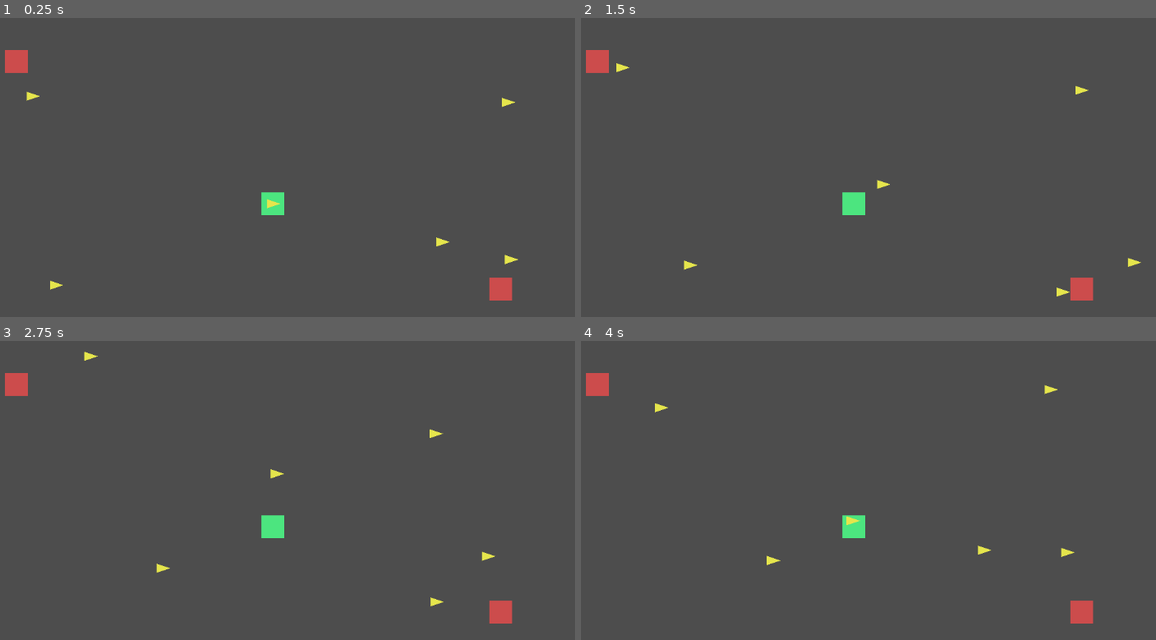
Above: before the commit, frames 1-4 (two rows, left to right).
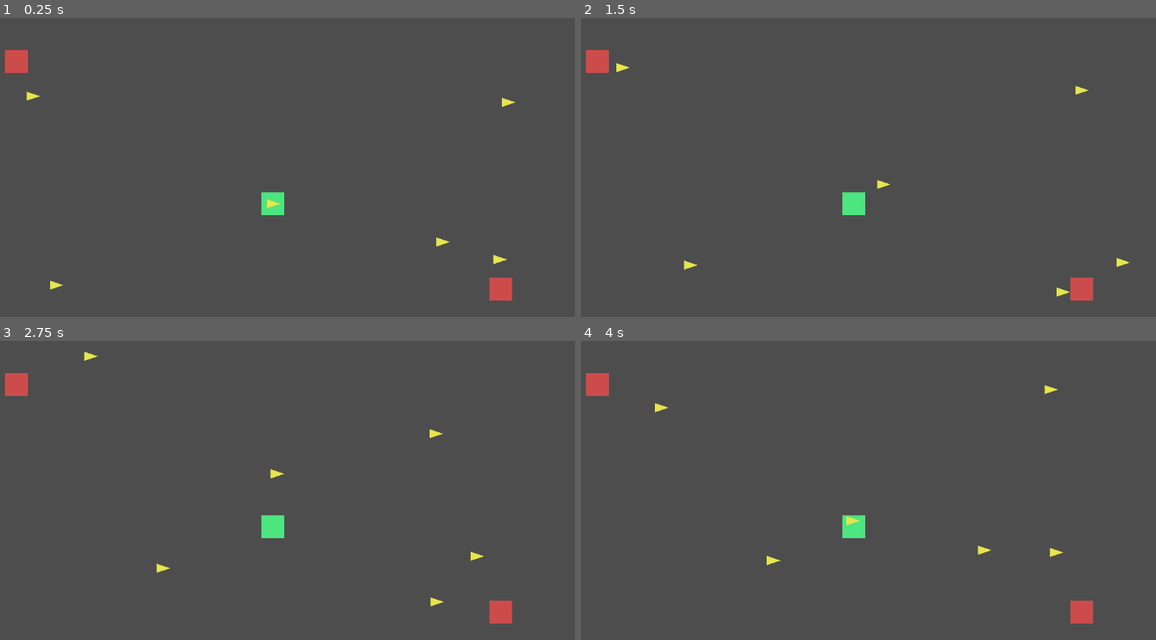
Above: after the commit, the same moments.

Repository: darthlemi/SpaceGame
Game: Godot game, scene res://scenes/campaign/campaign_scene.tscn
The game is run twice, just before and just after one commit, with the same random seed, the same clock (stepped at 60 frames per second) and the same inputs.
Inputs (mouse positions are in pixels of both pictures, inside the frame that each line leads up to):
- Up to frame 1 (0.25 s): no input
- Up to frame 2 (1.5 s): move the mouse to (983, 140) at 0.52 s; hold 4 (formation_box) 0.53-1.25 s; click (983, 140) at 0.67 s; drag from (707, 179) to (851, 203) at 1.27 s
- Up to frame 3 (2.75 s): move the mouse to (322, 403) at 2.02 s; hold 2 (formation_line) from 2.03 s (still down); click (322, 403) at 2.17 s
- Up to frame 4 (4 s): release 2 (formation_line) at 2.75 s; drag from (805, 556) to (598, 385) at 2.77 s; move the mouse to (1035, 538) at 3.52 s; hold 3 (formation_wedge) from 3.53 s (still down); click (1035, 538) at 3.67 s

The runs differ from the first frame. In frame 1, less than 0.1% of the frame differs, in the area x 85-91%, y 79-83%; in frame 2, less than 0.1%; in frame 3, less than 0.1%; in frame 4, less than 0.1%.

Commit message:
Fix stuck/crashing Engage prompt and ghost fleets from stale cross-scene skirmishes
Whole-branch review findings:

1. Engage prompt stayed visible and null-deref'd when its pending target
   icon was destroyed by an NPC skirmish while the prompt was open.
   _on_skirmish_resolved now hides engage_prompt when it nulls
   _pending_enemy_icon; _on_engage_pressed also guards against a null
   _pending_enemy_icon defensively.

2. A Skirmish whose icons no longer exist in the current scene (because the
   player engaged an unrelated fleet, went to combat, and the scene reloaded
   with fresh icons) was still being "resolved" on tick: damage applied to
   a winner fleet, loser fleet erased from enemy_fleets, signal emitted --
   even though nothing in the current scene corresponded to that skirmish
   anymore, leaving a ghost fleet with a fully alive, engageable icon that
   enemy_fleets no longer tracked. _resolve_skirmish now checks icon
   validity first and drops (rather than resolves) a skirmish whose icons
   are gone.

Also nudged the Dominion bootstrap fleet spawn from (1000, 480) to
(980, 480) for more wander-radius margin against the viewport edge, per
the ledger's deferred note.

Added test coverage for both: a scene-level test that destroys the pending
icon via an NPC skirmish while the prompt is open and asserts the prompt
hides with no crash; a CampaignState-level test that frees both icons of
an active skirmish out-of-band (simulating a scene reload) and asserts
tick_skirmishes drops it without damaging the winner or erasing the loser
fleet. Verified both regressions by reverting each fix independently and
confirming the new test(s) fail with the exact described symptom (including
reproducing finding 1's null-deref SCRIPT ERROR verbatim), then restoring
the fix and confirming the full suite passes again.

Co-Authored-By: Claude Sonnet 5 <noreply@anthropic.com>

Diff:
--- a/scripts/campaign/campaign_scene.gd
+++ b/scripts/campaign/campaign_scene.gd
@@ -92,7 +92,7 @@
 
 	var dominion_fleet := CampaignFleet.new()
 	dominion_fleet.faction = CampaignFleet.Faction.DOMINION
-	dominion_fleet.position = Vector2(1000, 480)
+	dominion_fleet.position = Vector2(980, 480)
 	dominion_fleet.speed = 100.0
 	dominion_fleet.ship_compositions = [{"max_hp": 100.0, "current_hp": 100.0, "max_shield": 50.0, "current_shield": 50.0}]
 
@@ -146,11 +146,15 @@
 	enemy_icons = enemy_icons.filter(func(icon): return is_instance_valid(icon) and not icon.is_queued_for_deletion())
 	if _pending_enemy_icon != null and (not is_instance_valid(_pending_enemy_icon) or _pending_enemy_icon.is_queued_for_deletion()):
 		_pending_enemy_icon = null
+		engage_prompt.visible = false
 
 func _physics_process(delta: float) -> void:
 	CampaignState.tick_skirmishes(delta)
 
 func _on_engage_pressed() -> void:
+	if _pending_enemy_icon == null:
+		engage_prompt.visible = false
+		return
 	engage_prompt.visible = false
 	CampaignState.cancel_skirmish_for(_pending_enemy_icon)
 	CampaignState.start_engagement(_pending_enemy_icon.fleet)
--- a/scripts/campaign/campaign_state.gd
+++ b/scripts/campaign/campaign_state.gd
@@ -92,6 +92,9 @@
 				other.frozen = false
 
 func _resolve_skirmish(skirmish: Skirmish) -> void:
+	if not (is_instance_valid(skirmish.icon_winner) and is_instance_valid(skirmish.icon_loser)):
+		active_skirmishes.erase(skirmish)
+		return
 	active_skirmishes.erase(skirmish)
 	skirmish.fleet_winner.apply_fractional_damage(skirmish.winner_damage_fraction)
 	enemy_fleets.erase(skirmish.fleet_loser)
--- a/tests/test_campaign_scene.gd
+++ b/tests/test_campaign_scene.gd
@@ -68,6 +68,63 @@
 					failures.append("expected CampaignScene to prune the freed loser icon from enemy_icons after skirmish_resolved, found a freed entry still present")
 					break
 
+	# Finding 1 coverage: if the fleet the Engage prompt is pointing at is
+	# destroyed by an NPC skirmish while the prompt is open, the prompt must
+	# hide itself and _pending_enemy_icon must be cleared -- pressing Engage
+	# afterward must be a no-op, not a null-deref crash.
+	var surviving_power_icon: CampaignFleetIcon = null
+	var pirate_icon: CampaignFleetIcon = null
+	for icon in scene.enemy_icons:
+		if icon.fleet.faction == CampaignFleet.Faction.DOMINION or icon.fleet.faction == CampaignFleet.Faction.FREEHOLD:
+			surviving_power_icon = icon
+		elif icon.fleet.faction == CampaignFleet.Faction.PIRATE:
+			pirate_icon = icon
+	if surviving_power_icon == null or pirate_icon == null:
+		failures.append("expected a surviving power-faction icon and a pirate icon to remain for the engage-prompt finding-1 test")
+	else:
+		scene.player_icon.global_position = surviving_power_icon.global_position
+		for i in 5:
+			await tree.physics_frame
+		var engage_prompt_ctrl: Control = scene.get_node("EngagePrompt")
+		if not engage_prompt_ctrl.visible:
+			failures.append("expected EngagePrompt visible after player overlaps the power-faction icon")
+
+		# A full-strength pirate fleet overlapping the already-damaged
+		# survivor (it took winner_damage_fraction damage in the earlier
+		# skirmish above) is stronger, so the survivor is the loser here --
+		# i.e. the icon the Engage prompt is currently pointing at.
+		pirate_icon.global_position = surviving_power_icon.global_position
+		for i in 5:
+			await tree.physics_frame
+		if campaign_state.active_skirmishes.size() != 1:
+			failures.append("expected the pirate/power-faction overlap to start a skirmish")
+		else:
+			var finding1_skirmish: Skirmish = campaign_state.active_skirmishes[0]
+			var pending_is_loser := finding1_skirmish.icon_loser == surviving_power_icon
+			if not pending_is_loser:
+				failures.append("test setup assumption violated: expected the already-damaged survivor to lose this skirmish")
+			finding1_skirmish.remaining_time = 0.01
+			await tree.physics_frame
+			await tree.physics_frame
+			if pending_is_loser:
+				if engage_prompt_ctrl.visible:
+					failures.append("expected EngagePrompt to hide when its pending target icon was destroyed by a skirmish")
+				if scene._pending_enemy_icon != null:
+					failures.append("expected _pending_enemy_icon cleared when its icon was destroyed by a skirmish")
+				var active_enemy_fleet_before = campaign_state.active_enemy_fleet
+				engage_prompt_ctrl.get_node("EngageButton").pressed.emit()
+				if campaign_state.active_enemy_fleet != active_enemy_fleet_before:
+					failures.append("expected pressing Engage with a null pending icon to be a no-op, not a crash")
+
+		# Move the player away from the skirmish site so it's no longer
+		# overlapping pirate_icon (they were teleported to the same spot
+		# above) -- otherwise the next block's teleport onto enemy_icons[0]
+		# (which may now be pirate_icon, since the loser was pruned) would
+		# be a no-op: area_entered only fires on a fresh overlap transition.
+		scene.player_icon.global_position = Vector2(-5000, -5000)
+		for i in 3:
+			await tree.physics_frame
+
 	# Simulate the player clicking to engage: directly overlap player_icon with
 	# the first enemy icon's position and let physics process the area_entered signal.
 	var target_icon: CampaignFleetIcon = scene.enemy_icons[0]
--- a/tests/test_campaign_state.gd
+++ b/tests/test_campaign_state.gd
@@ -136,6 +136,51 @@
 	if is_instance_valid(weak_icon):
 		failures.append("tick_skirmishes: expected the loser icon to be freed")
 	strong_icon.queue_free()
+
+	# tick_skirmishes should drop (not resolve) a skirmish whose icons were
+	# freed out-of-band (e.g. the scene that owned them was torn down across
+	# a scene reload, as happens after a combat round-trip) -- no damage,
+	# no fleet removal, no signal.
+	var stale_fleet_winner := CampaignFleet.new()
+	stale_fleet_winner.faction = CampaignFleet.Faction.DOMINION
+	stale_fleet_winner.ship_compositions = [{"max_hp": 100.0, "current_hp": 100.0, "max_shield": 0.0, "current_shield": 0.0}]
+	var stale_fleet_loser := CampaignFleet.new()
+	stale_fleet_loser.faction = CampaignFleet.Faction.FREEHOLD
+	stale_fleet_loser.ship_compositions = [{"max_hp": 20.0, "current_hp": 20.0, "max_shield": 0.0, "current_shield": 0.0}]
+	state.enemy_fleets = [stale_fleet_winner, stale_fleet_loser]
+
+	var stale_winner_icon: Area2D = CampaignFleetIconScene.instantiate()
+	tree.root.add_child(stale_winner_icon)
+	stale_winner_icon.setup(stale_fleet_winner, Vector2.ZERO)
+	var stale_loser_icon: Area2D = CampaignFleetIconScene.instantiate()
+	tree.root.add_child(stale_loser_icon)
+	stale_loser_icon.setup(stale_fleet_loser, Vector2.ZERO)
+
+	var stale_tracker := SkirmishResolvedTracker.new()
+	state.skirmish_resolved.connect(stale_tracker.on_skirmish_resolved)
+
+	state.start_skirmish(stale_winner_icon, stale_loser_icon)
+	if state.active_skirmishes.size() != 1:
+		failures.append("tick_skirmishes (stale icons): expected a skirmish to start")
+	else:
+		var stale_remaining_time: float = state.active_skirmishes[0].remaining_time
+		# Simulate a scene reload: free both icons out-of-band, bypassing
+		# CampaignState entirely, the way a real scene teardown would.
+		stale_winner_icon.queue_free()
+		stale_loser_icon.queue_free()
+		await tree.process_frame
+
+		state.tick_skirmishes(stale_remaining_time + 1.0)
+		if state.active_skirmishes.size() != 0:
+			failures.append("tick_skirmishes (stale icons): expected the stale skirmish to be dropped")
+		if not state.enemy_fleets.has(stale_fleet_loser):
+			failures.append("tick_skirmishes (stale icons): expected the loser fleet NOT erased from enemy_fleets when its icon is stale")
+		if stale_fleet_winner.ship_compositions[0]["current_hp"] != 100.0:
+			failures.append("tick_skirmishes (stale icons): expected no damage applied to the winner when icons are stale")
+		if stale_tracker.fired:
+			failures.append("tick_skirmishes (stale icons): expected skirmish_resolved NOT to fire for a dropped stale skirmish")
+
+	state.skirmish_resolved.disconnect(stale_tracker.on_skirmish_resolved)
 
 	# cancel_skirmish_for: starting a fresh skirmish and cancelling it
 	# should unfreeze the untouched participant without resolving a winner.
